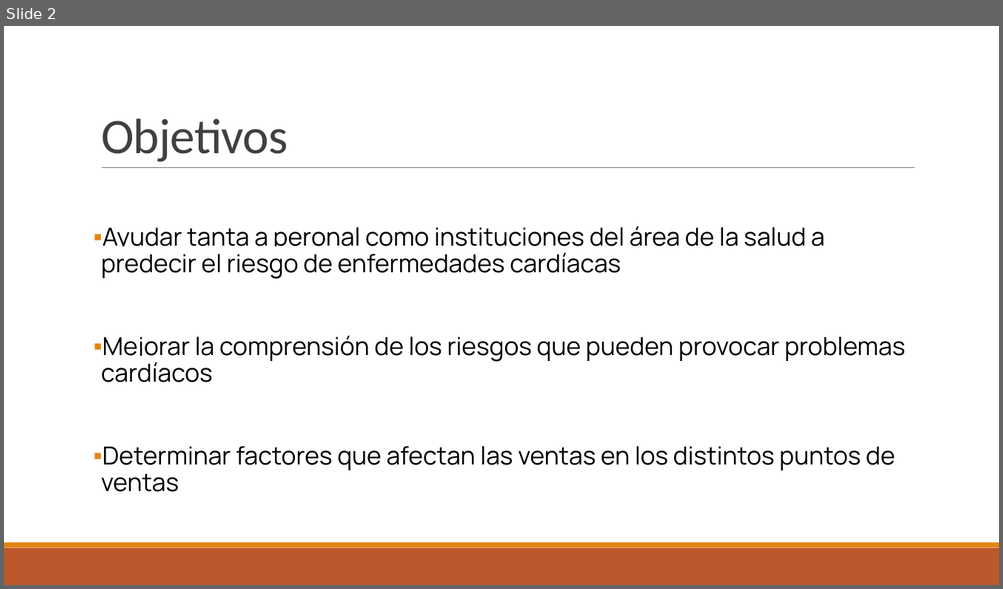
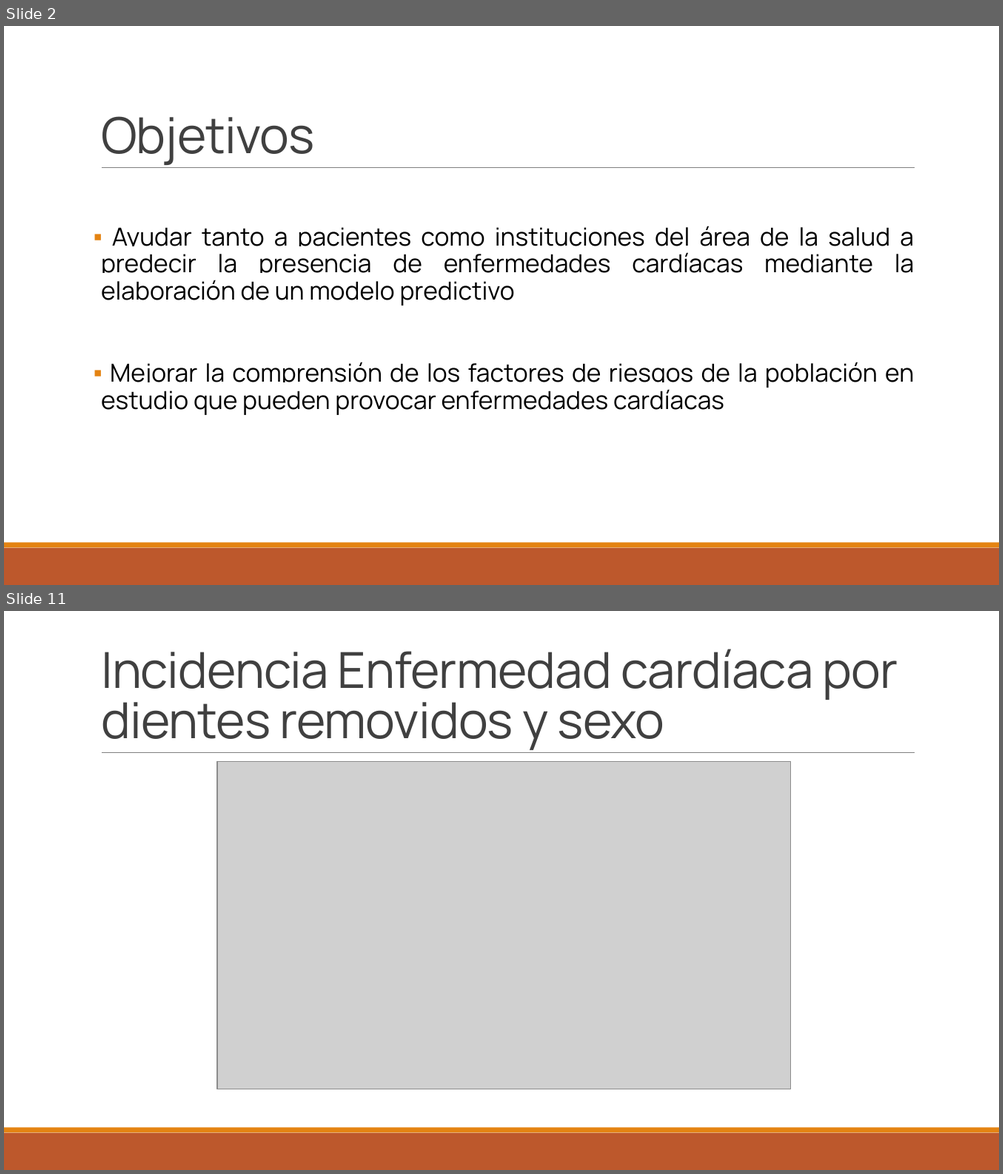
Before and after one commit to sordenesf/Heart-Disease, a slide deck: Presentación Indicators of Heart Diseases.pptx. Shown one above the other, each under a label of ours: slide 2 before the commit, slides 2 and 11 after it; the slides between them are not shown. The pictures are 1003x589 and 1003x1174 pixels, drawn with LibreOffice and Linux fonts; fonts in the diff are those of the drawing; grey boxes stand for pictures. Boxes give left, top, right and bottom in pixels: in the first picture for what was removed or moved away, otherwise in the second. Text is boxed around its words. In the diff, an @@ line names an element or a change of style, - is before the commit and + after.

```diff
--- a/Presentación Indicators of Heart Diseases.pptx
+++ b/Presentación Indicators of Heart Diseases.pptx
@@ slide 11 added at box(4, 611, 999, 1170), background #FFFFFF; not listed: 3 template elements that a slide beside it also shows @@
@@ title added at box(101, 649, 897, 750), 48 pt, text #404040 @@
+Incidencia Enfermedad cardíaca por dientes removidos y sexo
@@ picture added at box(217, 762, 791, 1090) @@
@@ slide 2 changed as well @@
@@ title "Objetivos" at box(101, 116, 315, 165): font Calibri to Manrope @@
@@ text at box(101, 226, 913, 415): text changed @@
-▪ Ayudar tanta a peronal como instituciones del área de la salud a predecir el riesgo de enfermedades cardíacas
-▪ Mejorar la comprensión de los riesgos que pueden provocar problemas cardíacos
-▪ Determinar factores que afectan las ventas en los distintos puntos de ventas
+▪ Ayudar tanto a pacientes como instituciones del área de la salud a predecir la presencia de enfermedades cardíacas mediante la elaboración de un modelo predictivo
+▪ Mejorar la comprensión de los factores de riesgos de la población en estudio que pueden provocar enfermedades cardíacas
```
Also in this commit, not shown: 4 other slides changed, 21 other slides added, 4 slides removed.
